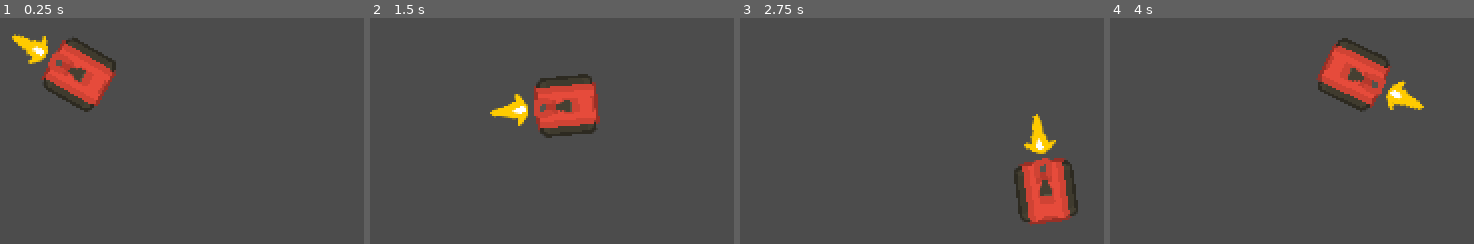
Above: before the commit, frames 1-4 (left to right).
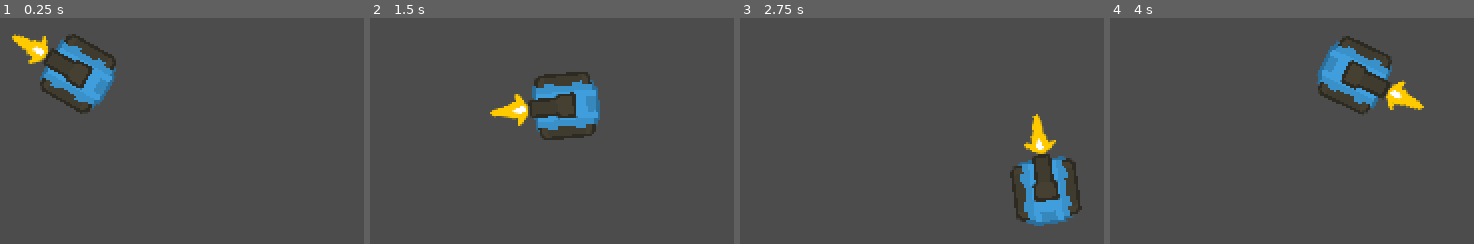
Above: after the commit, the same moments.

Repository: RuanSR/rogue-tank-game
Game: Godot game, scene res://src/Levels/TestLevel/View/TestArea.tscn
Two runs of this game, one before a commit and one after it. Both use one fixed random seed, a clock stepped at 60 frames per second and the inputs below.
Inputs (mouse positions are in pixels of both pictures, inside the frame that each line leads up to):
- Up to frame 1 (0.25 s): no input
- Up to frame 2 (1.5 s): tap Enter at 0.5 s; move the mouse to (outside the picture) at 0.52 s; hold Right (ui_right) 0.53-1.28 s; move the mouse to (outside the picture) at 1.27 s; hold Down (ui_down) from 1.28 s (still down)
- Up to frame 3 (2.75 s): move the mouse to (outside the picture) at 2.02 s; release Down (ui_down) at 2.03 s; hold Right (ui_right) from 2.03 s (still down)
- Up to frame 4 (4 s): move the mouse to (outside the picture) at 2.77 s; release Right (ui_right) at 2.78 s; hold Up (ui_up) 2.78-3.53 s; move the mouse to (outside the picture) at 3.52 s; hold Left (ui_left) from 3.53 s (still down)

The runs differ from the first frame. In frame 1, 3.8% of the frame differs, in the area x 10-32%, y 7-43%; in frame 2, 3.7%; in frame 3, 3.8%, in the area x 74-94%, y 60-93%; in frame 4, 3.8%.

Commit message:
SkinManager: Separou responsabilidades

Diff:
--- a/src/Modules/PlayerTank/Model/player_tank_model.gd
+++ b/src/Modules/PlayerTank/Model/player_tank_model.gd
@@ -10,8 +10,10 @@
 var tank_barrel_sprite: Sprite
 var bullet_shot_sprite: Sprite
 var bullet_shot_animation_player: AnimationPlayer
+var tank_body_skin_manager: Node2D
+var tank_barrel_skin_manager: Node2D
 
-func _init(tank_body_collision_poly: CollisionPolygon2D, tan …(146 unchanged characters)… t_shot_animation_player: AnimationPlayer):
+func _init(tank_body_collision_poly: CollisionPolygon2D, tan …(146 unchanged characters)… t_shot_animation_player: AnimationPlayer, tank_body_skin_manager: Node2D, tank_barrel_skin_manager: Node2D):
 	self.tank_body_collision_poly = tank_body_collision_poly
 	self.tank_body_sprite = tank_body_sprite
 	self.tank_barrel_node = tank_barrel_node
@@ -19,3 +21,5 @@
 	self.tank_barrel_sprite = tank_barrel_sprite
 	self.bullet_shot_sprite = bullet_shot_sprite
 	self.bullet_shot_animation_player = bullet_shot_animation_player
+	self.tank_body_skin_manager = tank_body_skin_manager
+	self.tank_barrel_skin_manager = tank_barrel_skin_manager
--- a/src/Modules/PlayerTank/Presenter/player_tank_presenter.gd
+++ b/src/Modules/PlayerTank/Presenter/player_tank_presenter.gd
@@ -15,8 +15,10 @@
 	var tank_barrel_sprite: Sprite = tank_view.TankBarrelSprite
 	var bullet_shot_sprite: Sprite = tank_view.BulletShotSprite
 	var bullet_shot_animation_player: AnimationPlayer = tank_view.BulletShotAnimationPlayer
+	var tank_body_skin_manager: Node2D = tank_view.TankBodySkinManager
+	var tank_barrel_skin_manager: Node2D = tank_view.TankBarrelSkinManager
 
-	_model = PlayerModel.new(tank_body_collision_poly, tank_body_sprite, tank_barrel_node, bullet_muzzle_position, tank_barrel_sprite, bullet_shot_sprite, bullet_shot_animation_player)
+	_model = PlayerModel.new(tank_body_collision_poly, tank_body_sprite, tank_barrel_node, bullet_muzzle_position, tank_barrel_sprite, bullet_shot_sprite, bullet_shot_animation_player, tank_body_skin_manager, tank_barrel_skin_manager)
 
 	self._view = tank_view
 
@@ -80,3 +82,9 @@
 			return
 
 		_create_and_add_new_bullet()
+
+func load_selected_texture() -> void:
+	print("Selected Body: ", _model.tank_body_skin_manager.selected_texture_name)
+	_model.tank_body_sprite = _model.tank_body_skin_manager.selected_texture
+	print("Selected Barrel: ", _model.tank_barrel_skin_manager.selected_texture_name)
+	_model.tank_barrel_sprite = _model.tank_barrel_skin_manager.selected_texture
--- a/src/Modules/PlayerTank/View/player_tank_view.gd
+++ b/src/Modules/PlayerTank/View/player_tank_view.gd
@@ -19,12 +19,7 @@
 	_presenter = PlayerPresenter.new(self)
 
 	_presenter.set_node_config()
-
-	print("Selected Body: ", TankBodySkinManager.selected_texture_name)
-	TankBodySprite.texture = TankBodySkinManager.selected_texture
-
-	print("Selected Barrel: ", TankBarrelSkinManager.selected_texture_name)
-	TankBarrelSprite.texture = TankBarrelSkinManager.selected_texture
+	_presenter.load_selected_texture()
 
 
 func _process(_delta):
@@ -32,10 +27,3 @@
 	_presenter.on_move()
 	_presenter.on_shoot()
 	_presenter.look_at_mouse()
-
-func load_ressource_path(obj, type) -> Dictionary:
-	if(typeof(obj) == typeof(type)):
-		print("o tipo ", typeof(obj), " eh do mesmo tipo de ", typeof(type))
-		return {}
-	print("o tipo ", typeof(obj), " nao eh do mesmo tipo de ", typeof(type))
-	return {}
